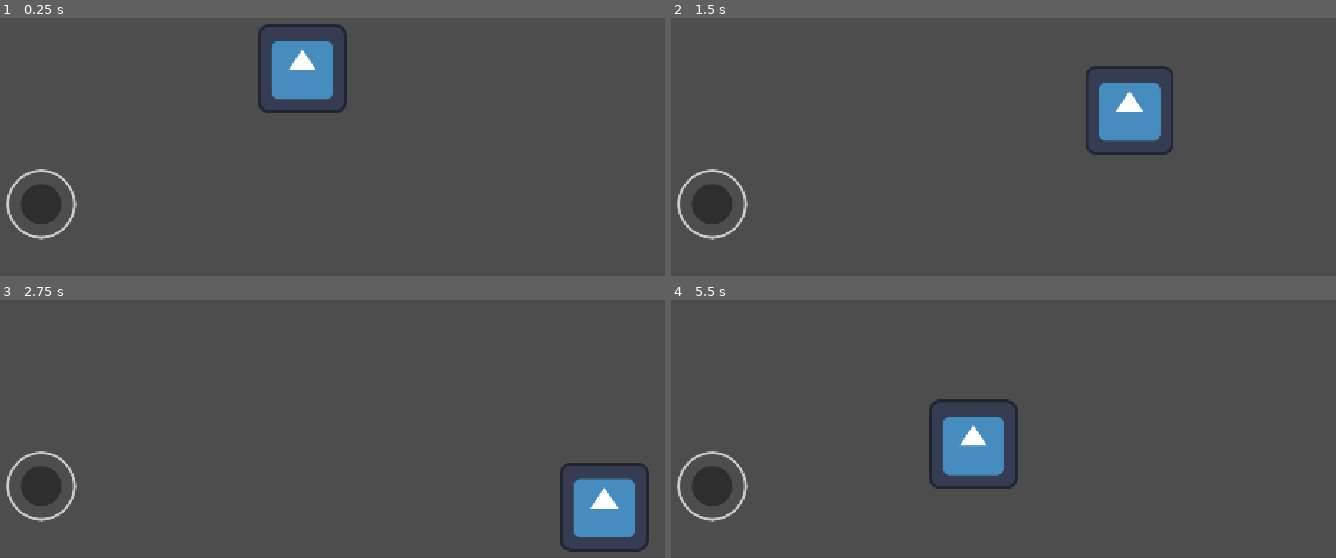
Above: before the commit, frames 1-4 (two rows, left to right).
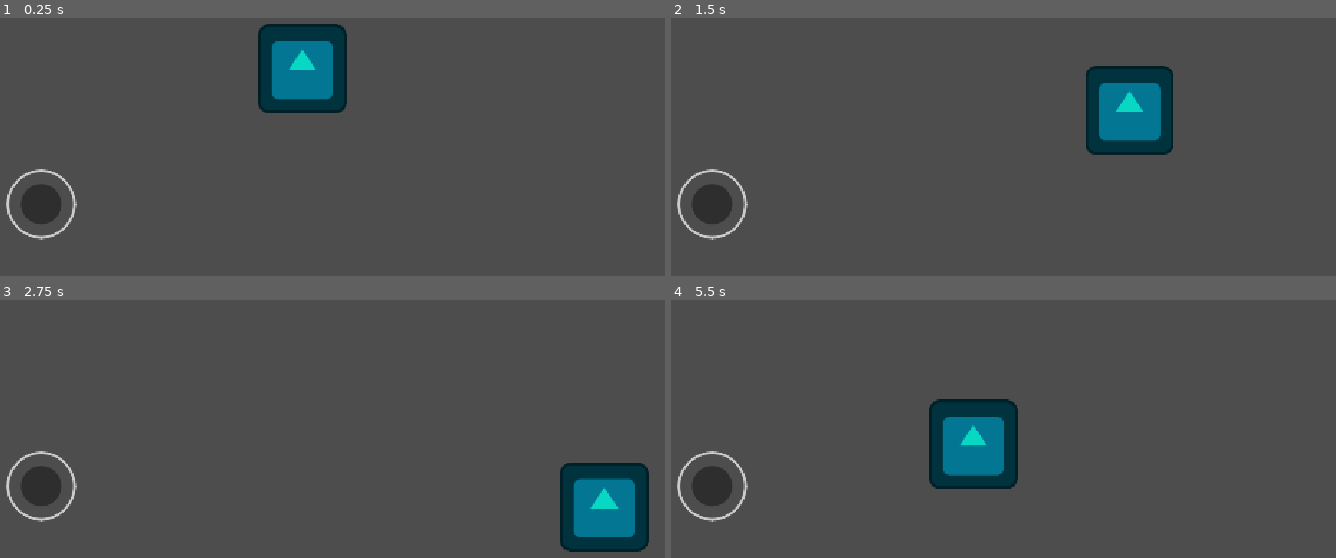
Above: after the commit, the same moments.

Repository: Toplayrsin/Keystore-Manager
Game: Godot game, scene res://main.tscn
Two runs of this game, one before a commit and one after it. Both use one fixed random seed, a clock stepped at 60 frames per second and the inputs below. The engine's default icon, where the game draws it, is replaced by a stand-in: a white triangle on a blue panel in a dark square.
Inputs:
- Up to frame 1 (0.25 s): no input
- Up to frame 2 (1.5 s): tap Enter at 0.5 s; hold Right (ui_right) 0.53-1.28 s; hold Down (ui_down) from 1.28 s (still down)
- Up to frame 3 (2.75 s): release Down (ui_down) at 2.03 s; hold Right (ui_right) from 2.03 s (still down)
- Up to frame 4 (5.5 s): release Right (ui_right) at 2.78 s; hold Up (ui_up) 2.78-3.53 s; hold Left (ui_left) 3.53-5.03 s; hold Down (ui_down) from 5.03 s (still down)

The runs differ from the first frame. In frame 1, 4.5% of the frame differs, in the area x 38-53%, y 2-37%; in frame 2, 4.5%; in frame 3, 4.5%; in frame 4, 4.6%, in the area x 38-53%, y 38-74%.

Commit message:
Configure .gitattributes to export only addons folder for Asset Library

Diff:
--- a/main.tscn
+++ b/main.tscn
@@ -19,6 +19,7 @@
 shape = SubResource("RectangleShape2D_gk6dj")
 
 [node name="Icon" type="Sprite2D" parent="player" unique_id=1802604216]
+modulate = Color(0.031615723, 0.8441709, 0.7644405, 1)
 texture = ExtResource("3_1bvp3")
 
 [node name="CanvasLayer" type="CanvasLayer" parent="." unique_id=695745578]
Binary file added: thumbnail-banner.jpg
Not shown, added: thumbnail-banner.jpg.import
Not shown, changed: .gitattributes
Not shown, changed: README.md
